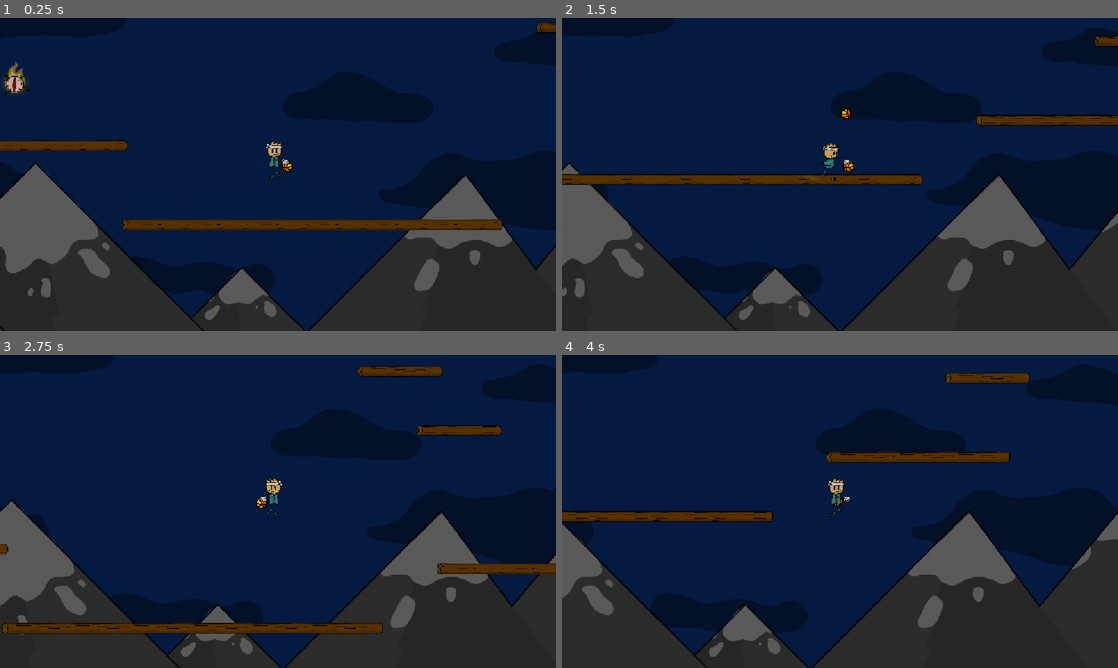
Above: before the commit, frames 1-4 (two rows, left to right).
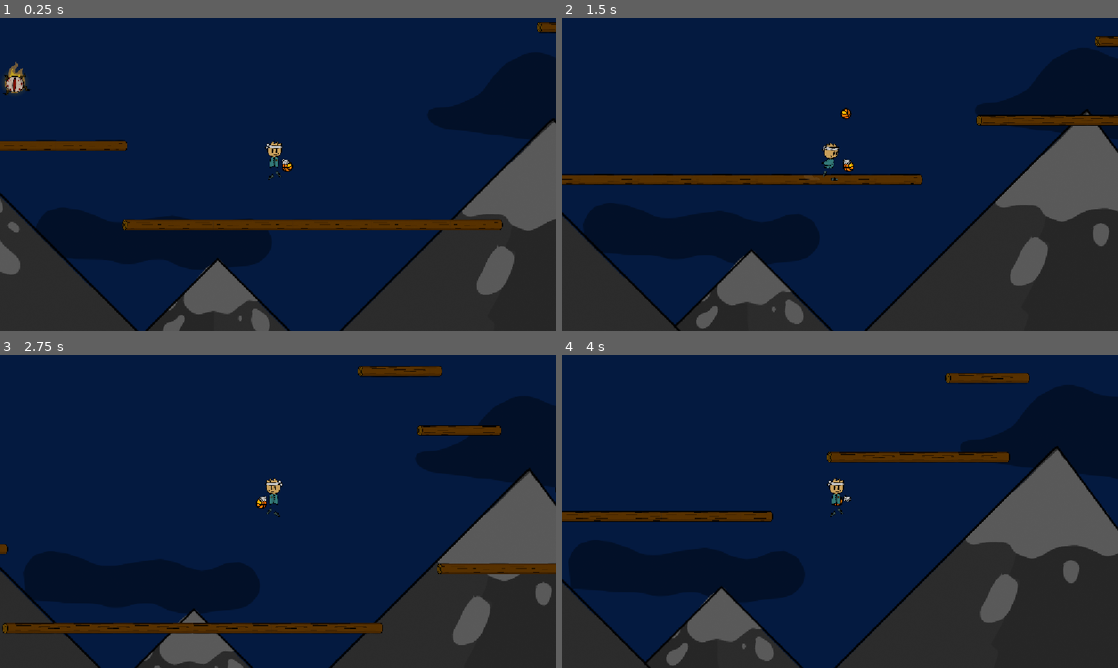
Above: after the commit, the same moments.

Repository: The-Domm/Balls-of-death
Game: Godot game, scene res://game.tscn
The game is run twice, just before and just after one commit, with the same random seed, the same clock (stepped at 60 frames per second) and the same inputs.
Inputs (mouse positions are in pixels of both pictures, inside the frame that each line leads up to):
- Up to frame 1 (0.25 s): no input
- Up to frame 2 (1.5 s): move the mouse to (962, 158) at 0.52 s; hold D (move_right) from 0.53 s (still down); click (962, 158) at 0.67 s; tap Space (jump) at 0.77 s; move the mouse to (728, 190) at 1.27 s
- Up to frame 3 (2.75 s): tap Space (jump) at 1.52 s; move the mouse to (333, 442) at 2.02 s; release D (move_right) at 2.03 s; hold A (move_left) from 2.03 s (still down)
- Up to frame 4 (4 s): move the mouse to (812, 574) at 2.77 s; release A (move_left) at 2.78 s; hold D (move_right) from 2.78 s (still down); click (812, 574) at 2.92 s; tap Space (jump) at 3.02, 3.77 s; move the mouse to (1006, 558) at 3.52 s

The runs differ from the first frame. In frame 1, 17% of the frame differs, in the area x 0-100%, y 31-100%; in frame 2, 17%, in the area x 0-100%, y 28-100%; in frame 3, 17%; in frame 4, 17%.

Commit message:
enemies don't shoot themselves
enemy projectile's collision layer and mask are now the opposite of enemies mask and layer, so they don't collide with the projectile

Diff:
--- a/background.tscn
+++ b/background.tscn
@@ -8,20 +8,20 @@
 
 [node name="Mountain" type="Parallax2D" parent="." unique_id=1585652719]
 z_index = -100
-scroll_scale = Vector2(0.2, 0)
+scroll_scale = Vector2(0.2, 0.2)
 
 [node name="Sprite2D" type="Sprite2D" parent="Mountain" unique_id=313959850]
-position = Vector2(539, 326)
-scale = Vector2(2, 2)
+position = Vector2(539, -100)
+scale = Vector2(3, 3)
 texture = ExtResource("1_i7s6n")
 
 [node name="Clouds" type="Parallax2D" parent="." unique_id=1818272566]
 z_index = -101
-scroll_scale = Vector2(0.1, 0)
+scroll_scale = Vector2(0.1, 0.1)
 
 [node name="Sprite2D" type="Sprite2D" parent="Clouds" unique_id=960201680]
-position = Vector2(538, 326)
-scale = Vector2(2, 2)
+position = Vector2(538, -300)
+scale = Vector2(3, 3)
 texture = ExtResource("2_xehqc")
 
 [node name="Parallax2D" type="Parallax2D" parent="." unique_id=2054001239]
--- a/basketball.gd
+++ b/basketball.gd
@@ -41,11 +41,12 @@
 
 
 
-func _throw(pos:Vector2, starting_vel:Vector2, strenght: float, angle:float, fireball = null)->void:
-	position=pos
-	velocity=(Vector2(THROWABLE,0)*strenght).rotated(angle)+starting_vel
-	if fireball:
+func _throw(origin:CharacterBody2D, strenght: float, angle:float,offset:Vector2=Vector2.ZERO)->void:
+	position=origin.position+offset
+	velocity=(Vector2(THROWABLE,0)*strenght).rotated(angle)+origin.velocity
+	if origin is Enemy:
 		basketball_sprite.texture = fireballtexture
-		fireball_owner = fireball
-		collision_mask = 1<<7 | 1
+		fireball_owner = origin
 		print(collision_mask)
+	collision_mask = ~origin.collision_layer
+	collision_layer = ~ origin.collision_mask
--- a/basketball.tscn
+++ b/basketball.tscn
@@ -8,6 +8,7 @@
 
 [node name="basketball" type="CharacterBody2D" unique_id=180087076]
 collision_layer = 32768
+collision_mask = 3
 script = ExtResource("1_impb6")
 
 [node name="basketball_sprite" type="Sprite2D" parent="." unique_id=983138486]
--- a/enemy.gd
+++ b/enemy.gd
@@ -1,4 +1,5 @@
 extends CharacterBody2D
+class_name Enemy
 
 const SPEED = 100
 @export var health = 1
@@ -75,7 +76,7 @@
 		if (posDif).length() < 1000:
 			var ball = my_balls.instantiate()
 			get_tree().current_scene.add_child(ball)
-			ball._throw(position + Vector2(0, -100), velocity, randf_range(0.1, 0.5), posDif.angle(), self)
+			ball._throw(self, randf_range(0.1, 0.5), posDif.angle())
 			thrown = true
 
 	velocity = direction*SPEED
--- a/enemy.tscn
+++ b/enemy.tscn
@@ -30,6 +30,7 @@
 size = Vector2(126, 127)
 
 [node name="enemy" type="CharacterBody2D" unique_id=486559485]
+collision_layer = 2
 collision_mask = 32769
 script = ExtResource("1_qi2p4")
 
--- a/game.tscn
+++ b/game.tscn
@@ -59,9 +59,6 @@
 visible = false
 position = Vector2(144, -14)
 collision_mask = 2
-BOUNCINESS = 1.1
-THROWABLE = 2000
-bounce_count = 1
 
 [node name="TileMap" type="TileMap" parent="." unique_id=1896411683]
 position = Vector2(-35, -361)
@@ -100,3 +97,5 @@
 health = 3
 
 [node name="Background" parent="." unique_id=113815056 instance=ExtResource("7_eow3j")]
+
+[node name="TileMapLayer" type="TileMapLayer" parent="." unique_id=862705318]
--- a/player.gd
+++ b/player.gd
@@ -12,6 +12,7 @@
 var startPos = 0
 var thrown: bool = false
 var dimming=0
+var no_boss:bool = true
 func _ready() -> void:
 	throw_force= get_parent().get_node("basketball").THROWABLE
 	#bossEvent()
@@ -39,7 +40,7 @@
 			var ball = basket_balls.instantiate()
 			get_tree().current_scene.add_child(ball)
 			thrown = true
-			ball._throw(position + Vector2(dir*36, -50), velocity, force.force, force.angle)
+			ball._throw(self, force.force, force.angle,Vector2(dir*36, -50))
 	# Add the gravity.
 	if not is_on_floor():
 		velocity += get_gravity() * delta
@@ -102,7 +103,8 @@
 		particle_instances.append(particles)
 
 func _process(delta: float) -> void:
-	if(position.y<-6500):
+	if(position.y<-6500 && no_boss):
+		no_boss=false
 		velocity=Vector2(0,100)
 		position=Vector2(-1119.0,-24447.0)
 	jatekos.offset=Vector2i(0,0)
